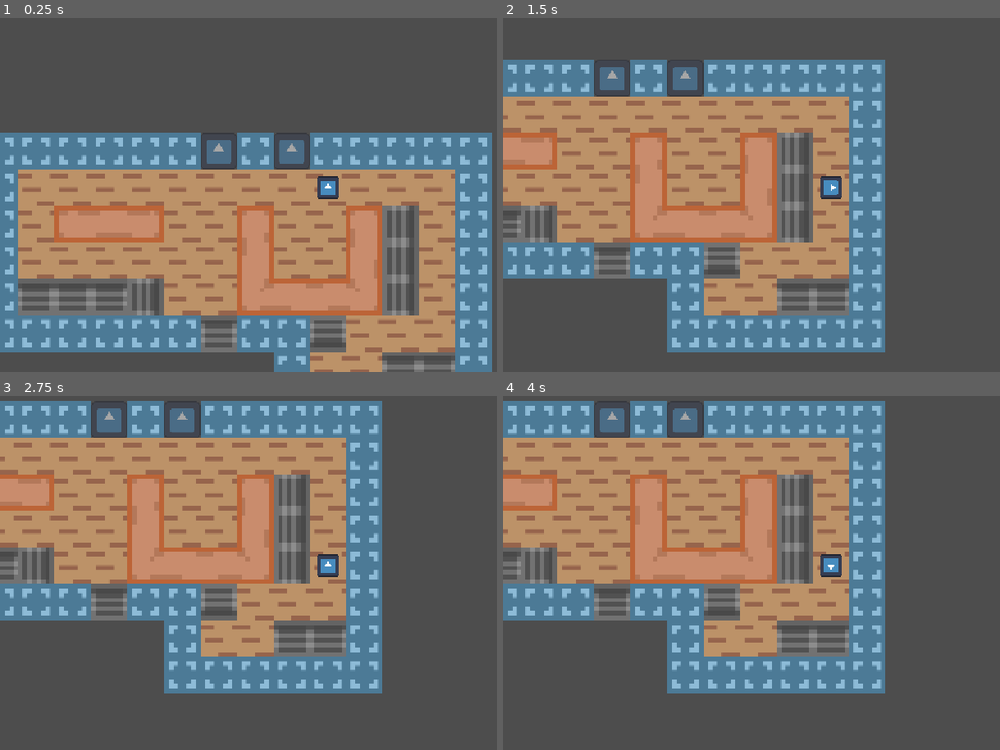
Above: before the commit, frames 1-4 (two rows, left to right).
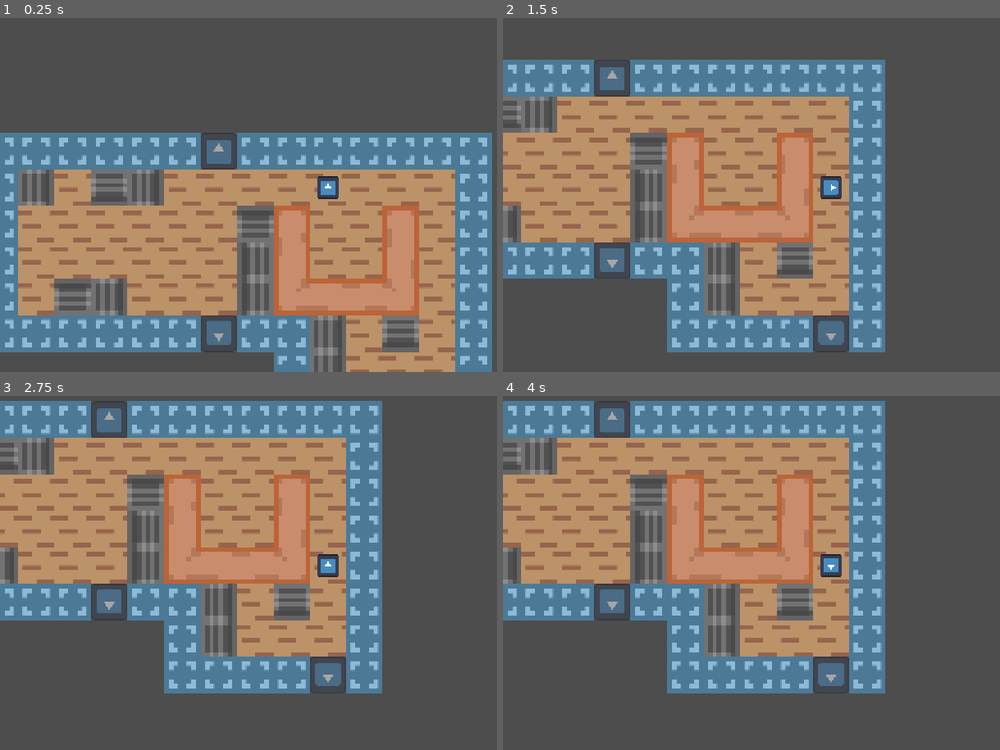
Above: after the commit, the same moments.

Repository: EfficiencySimplicity/godot-level-playground
Game: Godot game, scene res://Scenes/testing_ground.tscn
The game is run twice, just before and just after one commit, with the same random seed, the same clock (stepped at 60 frames per second) and the same inputs. The engine's default icon, where the game draws it, is replaced by a stand-in: a white triangle on a blue panel in a dark square.
Inputs:
- Up to frame 1 (0.25 s): no input
- Up to frame 2 (1.5 s): tap Enter at 0.5 s; hold Right (Right) 0.53-1.28 s; hold Up (Movement) 0.53-1.28 s; tap Space at 1.25 s; hold Down (Down) from 1.28 s (still down); tap Up (Movement) at 1.35 s
- Up to frame 3 (2.75 s): tap Enter at 2 s; release Down (Down) at 2.03 s; hold Right (Right) from 2.03 s (still down); hold Up (Movement) from 2.03 s (still down)
- Up to frame 4 (4 s): tap Space at 2.75 s; release Up (Movement) at 2.78 s; tap Up (Movement) at 2.85 s; tap Enter at 3.5 s; release Right (Right) at 3.53 s; hold Left (Left) from 3.53 s (still down); hold Up (Movement) from 3.53 s (still down)

The runs differ from the first frame. In frame 1, 15% of the frame differs, in the area x 3-92%, y 32-100%; in frame 2, 14%; in frame 3, 14%; in frame 4, 14%.

Commit message:
got new placement system and door collision fixed hopefully

Diff:
--- /dev/null
+++ b/PlacementRules/door_here.tres
@@ -0,0 +1,9 @@
+[gd_resource type="Resource" script_class="PlacementRule" format=3 uid="uid://c5msstohcsi0t"]
+
+[ext_resource type="Script" uid="uid://mklpqayf7i44" path="res://Scripts/placement_rule.gd" id="1_crm8a"]
+
+[resource]
+script = ExtResource("1_crm8a")
+target = "Doors"
+place_method = 1
+metadata/_custom_type_script = "uid://mklpqayf7i44"
--- /dev/null
+++ b/PlacementRules/must-be-empty.tres
@@ -0,0 +1,12 @@
+[gd_resource type="Resource" script_class="PlacementRule" format=3 uid="uid://bt5vne0aawpyr"]
+
+[ext_resource type="Script" uid="uid://mklpqayf7i44" path="res://Scripts/placement_rule.gd" id="1_n2oiv"]
+
+[resource]
+script = ExtResource("1_n2oiv")
+tests = Dictionary[String, String]({
+"Solids": "doesnt_collide"
+})
+target = "MustBeEmpty"
+place_method = 1
+metadata/_custom_type_script = "uid://mklpqayf7i44"
--- /dev/null
+++ b/PlacementRules/must-be-solids.tres
@@ -0,0 +1,10 @@
+[gd_resource type="Resource" script_class="PlacementRule" format=3 uid="uid://blma828mck8oi"]
+
+[ext_resource type="Script" uid="uid://mklpqayf7i44" path="res://Scripts/placement_rule.gd" id="1_dc2dq"]
+
+[resource]
+script = ExtResource("1_dc2dq")
+tests = Dictionary[String, String]({
+"Solids": "overlaps"
+})
+metadata/_custom_type_script = "uid://mklpqayf7i44"
--- /dev/null
+++ b/PlacementRules/must_be_doorless.tres
@@ -0,0 +1,10 @@
+[gd_resource type="Resource" script_class="PlacementRule" format=3 uid="uid://bwa6ky4jxtcph"]
+
+[ext_resource type="Script" uid="uid://mklpqayf7i44" path="res://Scripts/placement_rule.gd" id="1_vbfbl"]
+
+[resource]
+script = ExtResource("1_vbfbl")
+tests = Dictionary[String, String]({
+"Doors": "doesnt_collide"
+})
+metadata/_custom_type_script = "uid://mklpqayf7i44"
--- /dev/null
+++ b/PlacementRules/solids.tres
@@ -0,0 +1,13 @@
+[gd_resource type="Resource" script_class="PlacementRule" format=3 uid="uid://dxwfa2yftothv"]
+
+[ext_resource type="Script" uid="uid://mklpqayf7i44" path="res://Scripts/placement_rule.gd" id="1_4ynm7"]
+
+[resource]
+script = ExtResource("1_4ynm7")
+tests = Dictionary[String, String]({
+"MustBeEmpty": "doesnt_collide",
+"Solids": "doesnt_collide"
+})
+target = "Solids"
+place_method = 1
+metadata/_custom_type_script = "uid://mklpqayf7i44"
--- a/Scenes/desk.tscn
+++ b/Scenes/desk.tscn
@@ -3,6 +3,9 @@
 [ext_resource type="PackedScene" uid="uid://d1mrx41hyr2ff" path="res://Scenes/item_placer.tscn" id="1_825yk"]
 [ext_resource type="Texture2D" uid="uid://pple6fejhs41" path="res://icon.svg" id="2_ii4wa"]
 [ext_resource type="Texture2D" uid="uid://ccgfw434uiurl" path="res://Art/basic_assets.png" id="2_p3ia7"]
+[ext_resource type="Resource" uid="uid://dxwfa2yftothv" path="res://PlacementRules/solids.tres" id="2_qwyuq"]
+[ext_resource type="Resource" uid="uid://blma828mck8oi" path="res://PlacementRules/must-be-solids.tres" id="3_dp2kn"]
+[ext_resource type="Resource" uid="uid://bt5vne0aawpyr" path="res://PlacementRules/must-be-empty.tres" id="4_svl0u"]
 
 [sub_resource type="RectangleShape2D" id="RectangleShape2D_p3ia7"]
 size = Vector2(64, 192)
@@ -16,7 +19,12 @@
 [sub_resource type="RectangleShape2D" id="RectangleShape2D_ii4wa"]
 size = Vector2(256, 256)
 
-[node name="Desk" unique_id=70122258 instance=ExtResource("1_825yk")]
+[node name="Desk" unique_id=70122258 node_paths=PackedStringArray("layers") instance=ExtResource("1_825yk")]
+layers = {
+NodePath("Placement/Solids"): ExtResource("2_qwyuq"),
+NodePath("Placement/MustBeSolids"): ExtResource("3_dp2kn"),
+NodePath("Placement/MustBeEmpty"): ExtResource("4_svl0u")
+}
 
 [node name="CollisionShape2D" parent="Placement/Solids" parent_id_path=PackedInt32Array(1890553233) index="0" unique_id=1655109649]
 position = Vector2(-96, 32)
--- a/Scenes/door.tscn
+++ b/Scenes/door.tscn
@@ -3,8 +3,13 @@
 [ext_resource type="PackedScene" uid="uid://d1mrx41hyr2ff" path="res://Scenes/item_placer.tscn" id="1_w6aom"]
 [ext_resource type="Script" uid="uid://dto4jcqcxdave" path="res://Scripts/door_placer.gd" id="2_fahql"]
 [ext_resource type="Texture2D" uid="uid://pple6fejhs41" path="res://icon.svg" id="2_p0e35"]
+[ext_resource type="Resource" uid="uid://dxwfa2yftothv" path="res://PlacementRules/solids.tres" id="3_8c32u"]
 [ext_resource type="Script" uid="uid://ytaokkpdfs8" path="res://tile_stamper.gd" id="3_ab4ky"]
 [ext_resource type="Script" uid="uid://dfy4j7gwujpwa" path="res://Scripts/door.gd" id="4_a43ba"]
+[ext_resource type="Resource" uid="uid://blma828mck8oi" path="res://PlacementRules/must-be-solids.tres" id="4_ovubi"]
+[ext_resource type="Resource" uid="uid://bt5vne0aawpyr" path="res://PlacementRules/must-be-empty.tres" id="5_sl2j7"]
+[ext_resource type="Resource" uid="uid://c5msstohcsi0t" path="res://PlacementRules/door_here.tres" id="6_sl2j7"]
+[ext_resource type="Resource" uid="uid://bwa6ky4jxtcph" path="res://PlacementRules/must_be_doorless.tres" id="7_ihyep"]
 
 [sub_resource type="RectangleShape2D" id="RectangleShape2D_fahql"]
 size = Vector2(192, 64)
@@ -15,10 +20,26 @@
 [sub_resource type="RectangleShape2D" id="RectangleShape2D_krb5w"]
 size = Vector2(64, 64)
 
-[node name="Door" unique_id=70122258 node_paths=PackedStringArray("actual_door", "tiles") instance=ExtResource("1_w6aom")]
+[sub_resource type="RectangleShape2D" id="RectangleShape2D_8i87d"]
+size = Vector2(64, 64)
+
+[sub_resource type="RectangleShape2D" id="RectangleShape2D_m0e24"]
+size = Vector2(192, 64)
+
+[node name="Door" unique_id=70122258 node_paths=PackedStringArray("actual_door", "tiles", "layers") instance=ExtResource("1_w6aom")]
 script = ExtResource("2_fahql")
 actual_door = NodePath("Door")
 tiles = [NodePath("Placement/TileStamper")]
+layers = {
+NodePath("Placement/Solids"): ExtResource("3_8c32u"),
+NodePath("Placement/MustBeSolids"): ExtResource("4_ovubi"),
+NodePath("Placement/MustBeEmpty"): ExtResource("5_sl2j7"),
+NodePath("Placement/Door"): ExtResource("6_sl2j7"),
+NodePath("Placement/MustBeDoorless"): ExtResource("7_ihyep")
+}
+
+[node name="CollisionShape2D" parent="Placement/Solids" parent_id_path=PackedInt32Array(1890553233) index="0" unique_id=1655109649]
+position = Vector2(32, -32)
 
 [node name="CollisionShape2D" parent="Placement/MustBeSolids" parent_id_path=PackedInt32Array(538475917) index="0" unique_id=2018220721]
 shape = SubResource("RectangleShape2D_fahql")
@@ -37,6 +58,18 @@
 position = Vector2(32, -32)
 shape = SubResource("RectangleShape2D_krb5w")
 
+[node name="Door" type="Area2D" parent="Placement" parent_id_path=PackedInt32Array(412783648) index="4" unique_id=217376289]
+
+[node name="CollisionShape2D" type="CollisionShape2D" parent="Placement/Door" index="0" unique_id=1229304548]
+position = Vector2(32, -32)
+shape = SubResource("RectangleShape2D_8i87d")
+
+[node name="MustBeDoorless" type="Area2D" parent="Placement" parent_id_path=PackedInt32Array(412783648) index="5" unique_id=279638537]
+
+[node name="CollisionShape2D" type="CollisionShape2D" parent="Placement/MustBeDoorless" index="0" unique_id=1293013879]
+position = Vector2(32, -32)
+shape = SubResource("RectangleShape2D_m0e24")
+
 [node name="Door" type="Node2D" parent="." index="1" unique_id=813266760]
 position = Vector2(32, -32)
 script = ExtResource("4_a43ba")
--- a/Scenes/item_placer.tscn
+++ b/Scenes/item_placer.tscn
@@ -1,12 +1,17 @@
 [gd_scene format=3 uid="uid://d1mrx41hyr2ff"]
 
 [ext_resource type="Script" uid="uid://bkl1dxet54wf6" path="res://Scripts/item_placer.gd" id="1_tuwl4"]
+[ext_resource type="Resource" uid="uid://dxwfa2yftothv" path="res://PlacementRules/solids.tres" id="2_00xvh"]
+[ext_resource type="Resource" uid="uid://blma828mck8oi" path="res://PlacementRules/must-be-solids.tres" id="3_77ctq"]
+[ext_resource type="Resource" uid="uid://bt5vne0aawpyr" path="res://PlacementRules/must-be-empty.tres" id="4_e3px6"]
 
-[node name="ItemPlacer" type="Node2D" unique_id=70122258 node_paths=PackedStringArray("_solids", "_must_be_solids", "_must_be_empty")]
+[node name="ItemPlacer" type="Node2D" unique_id=70122258 node_paths=PackedStringArray("layers")]
 script = ExtResource("1_tuwl4")
-_solids = NodePath("Placement/Solids")
-_must_be_solids = NodePath("Placement/MustBeSolids")
-_must_be_empty = NodePath("Placement/MustBeEmpty")
+layers = {
+NodePath("Placement/Solids"): ExtResource("2_00xvh"),
+NodePath("Placement/MustBeSolids"): ExtResource("3_77ctq"),
+NodePath("Placement/MustBeEmpty"): ExtResource("4_e3px6")
+}
 
 [node name="Placement" type="Node2D" parent="." unique_id=412783648]
 
--- a/Scenes/locker.tscn
+++ b/Scenes/locker.tscn
@@ -2,6 +2,9 @@
 
 [ext_resource type="PackedScene" uid="uid://d1mrx41hyr2ff" path="res://Scenes/item_placer.tscn" id="1_1tffm"]
 [ext_resource type="Texture2D" uid="uid://ccgfw434uiurl" path="res://Art/basic_assets.png" id="2_1tffm"]
+[ext_resource type="Resource" uid="uid://dxwfa2yftothv" path="res://PlacementRules/solids.tres" id="2_mvhgb"]
+[ext_resource type="Resource" uid="uid://blma828mck8oi" path="res://PlacementRules/must-be-solids.tres" id="3_rlmrc"]
+[ext_resource type="Resource" uid="uid://bt5vne0aawpyr" path="res://PlacementRules/must-be-empty.tres" id="4_ckera"]
 
 [sub_resource type="RectangleShape2D" id="RectangleShape2D_1gsmf"]
 size = Vector2(64, 64)
@@ -12,7 +15,12 @@
 [sub_resource type="RectangleShape2D" id="RectangleShape2D_ssh3t"]
 size = Vector2(64, 64)
 
-[node name="Locker" unique_id=70122258 instance=ExtResource("1_1tffm")]
+[node name="Locker" unique_id=70122258 node_paths=PackedStringArray("layers") instance=ExtResource("1_1tffm")]
+layers = {
+NodePath("Placement/Solids"): ExtResource("2_mvhgb"),
+NodePath("Placement/MustBeSolids"): ExtResource("3_rlmrc"),
+NodePath("Placement/MustBeEmpty"): ExtResource("4_ckera")
+}
 
 [node name="Sprite2D" type="Sprite2D" parent="." index="0" unique_id=678166529]
 texture_filter = 1
--- a/Scenes/table.tscn
+++ b/Scenes/table.tscn
@@ -2,6 +2,9 @@
 
 [ext_resource type="PackedScene" uid="uid://d1mrx41hyr2ff" path="res://Scenes/item_placer.tscn" id="1_4ppvu"]
 [ext_resource type="Texture2D" uid="uid://ccgfw434uiurl" path="res://Art/basic_assets.png" id="2_4ppvu"]
+[ext_resource type="Resource" uid="uid://dxwfa2yftothv" path="res://PlacementRules/solids.tres" id="2_xqsq7"]
+[ext_resource type="Resource" uid="uid://blma828mck8oi" path="res://PlacementRules/must-be-solids.tres" id="3_5cpa6"]
+[ext_resource type="Resource" uid="uid://bt5vne0aawpyr" path="res://PlacementRules/must-be-empty.tres" id="4_usajj"]
 
 [sub_resource type="RectangleShape2D" id="RectangleShape2D_krb5w"]
 size = Vector2(192, 64)
@@ -9,7 +12,12 @@
 [sub_resource type="RectangleShape2D" id="RectangleShape2D_r4jc3"]
 size = Vector2(320, 192)
 
-[node name="Table" unique_id=70122258 instance=ExtResource("1_4ppvu")]
+[node name="Table" unique_id=70122258 node_paths=PackedStringArray("layers") instance=ExtResource("1_4ppvu")]
+layers = {
+NodePath("Placement/Solids"): ExtResource("2_xqsq7"),
+NodePath("Placement/MustBeSolids"): ExtResource("3_5cpa6"),
+NodePath("Placement/MustBeEmpty"): ExtResource("4_usajj")
+}
 
 [node name="Sprite2D" type="Sprite2D" parent="." index="0" unique_id=2025941136]
 texture_filter = 1
--- a/Scripts/door_placer.gd
+++ b/Scripts/door_placer.gd
@@ -4,15 +4,16 @@
 
 # Erase the Solids block under the door
 func on_place(stack, map_stack, pos):
+	pass
 	# I am ashamed of this code.
 	# We take the must-be-solids map
 	# ttt
 	# and make the middle false
 	# tft
 	# Then get offset and stamp it.
-	var solids_stamp = stack.layers["MustBeSolids"].copy()
-	solids_stamp.s(Vector2i(1, 0), false)
-	solids_stamp.stamp_on(map_stack.layers["Solids"], stack.get_match_position(pos, solids_stamp))
+	#var solids_stamp = stack.ru["MustBeSolids"].copy()
+	#solids_stamp.s(Vector2i(1, 0), false)
+	#solids_stamp.stamp_on(map_stack.layers["Solids"], stack.get_match_position(pos, solids_stamp))
 
 #func transform_pos(pos: Placement) -> Placement:
 	#var rot = int(global_rotation_degrees / 90)
--- a/Scripts/item_placer.gd
+++ b/Scripts/item_placer.gd
@@ -1,10 +1,11 @@
 class_name ItemPlacer extends Node2D
-
-@export var _solids: CollisionObject2D
-@export var _must_be_solids: CollisionObject2D
-@export var _must_be_empty: CollisionObject2D
+#
+#@export var _solids: CollisionObject2D
+#@export var _must_be_solids: CollisionObject2D
+#@export var _must_be_empty: CollisionObject2D
 
 @export var tiles: Array[TileStamper]
+@export var layers: Dictionary[CollisionObject2D, PlacementRule]
 
 # TODO: the whole placement thing in a single loop! so this obj never exposes its placement
 # and it self-deletes, maybe returning a bool if successful.
@@ -58,6 +59,9 @@
 		var pos = ok_placements.pick_random()
 		ok_placements.remove_at(ok_placements.find(pos))
 
+		return pos
+		# TODO: update this all below to the PlacementRule system.
+
 		# Places it, accounting for all the offsets globally (using self),
 		# and fills in the maps by reference
 		# https://www.reddit.com/r/godot/comments/cgw8w8/how_to_check_if_a_key_exists_in_a_dictionary_in/
@@ -73,29 +77,46 @@
 
 
 func _compile() -> PlacementStack:
-	var layers: Dictionary[String, PlacementLayer]
+	var map_layers: Dictionary[MapLayer, PlacementRule] = {}
 
-	var _solids_layer = MapLayer.from_shapes2d(_solids)
-	if _solids_layer != null:
-		var solids_layer = PlacementLayer.new(_solids_layer,
-			{"Solids": _solids_layer.doesnt_collide, "MustBeEmpty": _solids_layer.doesnt_collide},
-			{"Solids": _solids_layer.place_on})
-		layers["Solids"] = solids_layer
-
-	var _must_be_solids_layer = MapLayer.from_shapes2d(_must_be_solids)
-	if _must_be_solids_layer != null:
-		var must_be_solids_layer = PlacementLayer.new(_must_be_solids_layer,
-			{"Solids": _must_be_solids_layer.overlaps})
-		layers["MustBeSolids"] = must_be_solids_layer
-
-	var _must_be_empty_layer = MapLayer.from_shapes2d(_must_be_empty)
-	if _must_be_empty_layer != null:
-		var must_be_empty_layer = PlacementLayer.new(_must_be_empty_layer,
-			{"Solids": _must_be_empty_layer.doesnt_collide},
-			{"MustBeEmpty": _must_be_empty_layer.place_on})
-		layers["MustBeEmpty"] = must_be_empty_layer
-
-	return PlacementStack.from_placement_layers(layers)
+	for layer in layers:
+		if layer == null:
+			continue
+		var map_layer = MapLayer.from_shapes2d(layer)
+		if map_layer == null:
+			continue
+		map_layers[map_layer] = layers[layer]
+	#
+	#var _solids_layer = MapLayer.from_shapes2d(_solids)
+	#if _solids_layer != null:
+		#var solids_layer = PlacementLayer.new(_solids_layer,
+			#{"Solids": _solids_layer.doesnt_collide, "MustBeEmpty": _solids_layer.doesnt_collide},
+			#{"Solids": _solids_layer.place_on})
+		#layers["Solids"] = solids_layer
+		#
+	#var _must_be_solids_layer = MapLayer.from_shapes2d(_must_be_solids)
+	#if _must_be_solids_layer != null:
+		#var must_be_solids_layer = PlacementLayer.new(_must_be_solids_layer,
+			#{"Solids": _must_be_solids_layer.overlaps})
+		#layers["MustBeSolids"] = must_be_solids_layer
+		#
+	#var _must_be_empty_layer = MapLayer.from_shapes2d(_must_be_empty)
+	#if _must_be_empty_layer != null:
+		#var must_be_empty_layer = PlacementLayer.new(_must_be_empty_layer,
+			#{"Solids": _must_be_empty_layer.doesnt_collide},
+			#{"MustBeEmpty": _must_be_empty_layer.place_on})
+		#layers["MustBeEmpty"] = must_be_empty_layer
+	var stack = PlacementStack.from_rules(map_layers)
+	print("++STACK++")
+	for rule in stack.rules:
+		print("- rule")
+		print("  - layer: ")
+		print(rule)
+		print("  - tests:")
+		for rule2 in stack.rules[rule].tests:
+			print(rule2, " ", stack.rules[rule].tests[rule2])
+	print("++ALL++")
+	return stack
 
 func on_place(stack, map_stack, pos):
 	pass
--- /dev/null
+++ b/Scripts/placement_rule.gd
@@ -0,0 +1,30 @@
+class_name PlacementRule extends Resource
+
+# target layer, method name
+@export var tests: Dictionary[String, String]
+@export var target: String
+
+@export var place_method: PLACE_METHOD
+
+enum PLACE_METHOD {
+	IGNORE,
+	PLACE,
+	STAMP
+}
+
+func test(tester: MapLayer, dest: MapLayerStack, placement: Placement):
+	for test in tests:
+		# This is sorta fun to say
+		if !tester[tests[test]].call(dest.layers[test], placement):
+			return false
+	return true
+
+func place(tester: MapLayer, dest: MapLayerStack, placement: Placement):
+	if target == null or target.is_empty(): return
+	match place_method:
+		PLACE_METHOD.IGNORE:
+			return
+		PLACE_METHOD.PLACE:
+			tester.place_on(dest.layers[target], placement)
+		PLACE_METHOD.STAMP:
+			tester.stamp_on(dest.layers[target], placement)
--- a/Scripts/placement_stack.gd
+++ b/Scripts/placement_stack.gd
@@ -2,20 +2,18 @@
 
 # could store size and world bounds as a whole thing forever...
 
-var layers: Dictionary[String, PlacementLayer]
+var rules: Dictionary[MapLayer, PlacementRule]
 
 var world_bounds: Rect2
 var size: Vector2i
 
-static func from_placement_layers(_layers: Dictionary[String, PlacementLayer]):
+static func from_rules(_rules: Dictionary[MapLayer, PlacementRule]):
 	var stack = PlacementStack.new()
-	stack.layers = _layers
-	var _array: Array[MapLayer] = []
-	_array.assign(_layers.values().map(func(x): return x.old_layer))
-	var bounds = MapLayer.get_group_bounds(_array)
+	stack.rules = _rules
 
+	var bounds = MapLayer.get_group_bounds(_rules.keys())
 	stack.world_bounds = bounds
-	stack.size = Vector2i(bounds.size / _layers.values()[0].cell_size)
+	stack.size = Vector2i(bounds.size / _rules.keys()[0].cell_size)
 
 	return stack
 
@@ -33,8 +31,13 @@
 ## Tests all positions and orientations and returns an array
 ## of everywhere this stack could be placed.
 func get_ok_placements_on(other: MapLayerStack) -> Array[Placement]:
+
+	print("MapStack:")
+	for layer in other.layers.values():
+		print(layer)
+
 	var ok_positions: Array[Placement] = []
-	for side in 5:
+	for side in 4:
 
 		# TODO: via clever algebra, distill all these side pickers,
 		# perhaps even globally, into a simple formula
@@ -77,11 +80,13 @@
 	return ok_positions
 
 func placement_is_ok(other: MapLayerStack, pos: Placement):
-	for layer in layers.values():
-		if !layer.test_placeable(other, get_match_position(pos, layer)):
+	for rule in rules:
+		# This get_match_position saved my life! Whattabug!
+		if !rules[rule].test(rule, other, get_match_position(pos, rule)):
+			print("NOT OK")
 			return false
 	return true
 
 func place(other: MapLayerStack, pos: Placement):
-	for layer in layers.values():
-		layer.place(other, get_match_position(pos, layer))
+	for rule in rules:
+		rules[rule].place(rule, other, get_match_position(pos, rule))
--- a/Scripts/room_generator.gd
+++ b/Scripts/room_generator.gd
@@ -78,7 +78,7 @@
 
 	var must_be_empty_layer = MapLayer.new(solids_layer.size)
 
-	stack = MapLayerStack.from_layer_dict({"Solids": solids_layer, "MustBeEmpty": must_be_empty_layer})
+	stack = MapLayerStack.from_layer_dict({"Solids": solids_layer, "Doors": must_be_empty_layer.copy(), "MustBeEmpty": must_be_empty_layer})
 
 func generate_room_shape():
 	var shape = create_collision_shape(create_rect(Vector2i(4, 4), Vector2i(8, 8)))
Not shown, added: Scripts/placement_rule.gd.uid
